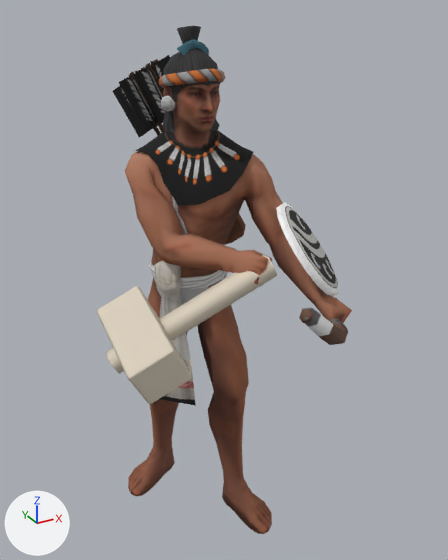
The glTF model public/assets/unit-models/163-tequihuaarcher.glb: old version first, new version second.
One viewpoint serves both versions: a 50 mm lens placed at (-1.07, -2.22, 2.19), pointed at (0.04, -0.2, 1.18). The lights are fixed; the arrows at lower left show +X, +Y and +Z. The older version comes first. Vertices at exactly the same position are counted once.
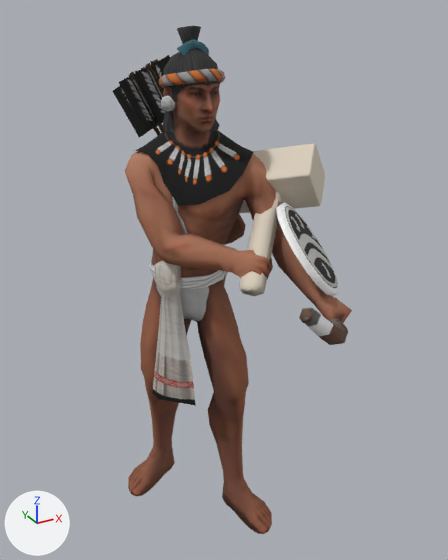
Boxes (x1, y1, x2, y2) around the edits, measured in the pictures (448 x 560 px; the box of a moved part takes in the faces that stretch with it):
```json
{"object": "Mesh_0", "change": "reshaped", "before": [97, 26, 352, 534], "after": [113, 26, 352, 534], "on screen": "6% narrower"}
{"part": 1, "of": "me_mesh_0", "change": "moved or reshaped", "before": [276, 202, 339, 296], "after": [276, 202, 339, 296]}
{"part": 2, "of": "me_mesh_0", "change": "moved or reshaped", "before": [106, 255, 277, 374], "after": [239, 191, 282, 296]}
{"part": 3, "of": "me_mesh_0", "change": "moved or reshaped", "before": [97, 286, 192, 404], "after": [239, 143, 325, 213]}
```

The change, as JSON lines over the scene's bpy script:
```json
{"block": "me_mesh_0", "where": "# used by ob_mesh_0; location = (0.0, 0.0, 0.0)"}
{"op": "remove", "block": "me_mesh_0", "code": "me_mesh_0.from_pydata(...)  # 1506 vertices, 2828 faces; spans x -0.5..0.51, y -1.02..0.51, z -0.02..2.13"}
{"op": "add", "block": "me_mesh_0", "code": "me_mesh_0.from_pydata(...)  # 1506 vertices, 2828 faces; spans x -0.32..0.54, y -1.02..0.51, z -0.02..2.13"}
{"block": "me_mesh_0", "change": "me_mesh_0 part 1: the loose piece of 42 vertices spanning x 0.16..0.49, y -0.56..-0.18, z 1.14..1.49 is multiplied about its middle by the matrix ((-0.148, -0.623, 0.768), (-0.623, -0.544, -0.562), (0.768, -0.562, -0.308))"}
{"block": "me_mesh_0", "change": "me_mesh_0 part 2: the loose piece of 12 vertices spanning x -0.5..0.14, y -0.46..-0.27, z 0.97..1.34 is multiplied about its middle by the matrix ((-0.766, -0.643, 0.022), (-0.637, 0.763, 0.115), (-0.091, 0.074, -0.993)), then moved by (0.39, 0.13, 0.27)"}
{"block": "me_mesh_0", "change": "me_mesh_0 part 3: the loose piece of 24 vertices spanning x -0.49..-0.24, y -0.55..-0.12, z 0.9..1.23 is multiplied about its middle by the matrix ((-0.766, -0.643, 0.022), (-0.637, 0.763, 0.115), (-0.091, 0.074, -0.993)), then moved by (0.7, 0.23, 0.47)"}
```
